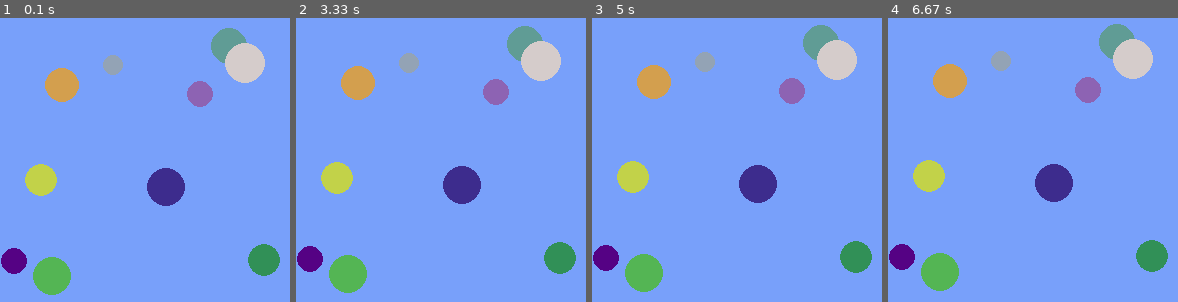
Above: before the commit, frames 1-4 (left to right).
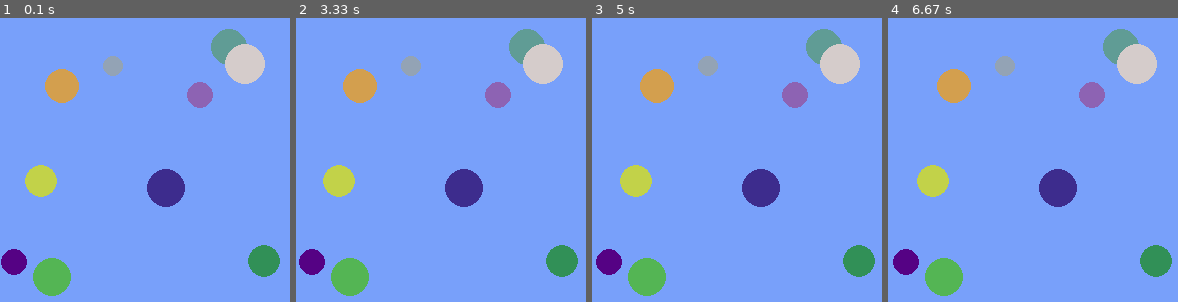
Above: after the commit, the same moments.

Repository: maciejbac/pyGame
Game: pygame game, started from main.py
The game is run twice, just before and just after one commit, with the same random seed, the same clock (stepped at 60 frames per second) and the same inputs.
Inputs:
- Up to frame 1 (0.1 s): no input
- Up to frame 2 (3.33 s): no input
- Up to frame 3 (5 s): no input
- Up to frame 4 (6.67 s): no input

The runs differ from the first frame. In frame 1, 0.8% of the frame differs, in the area x 0-97%, y 3-98%; in frame 2, 2.6%; in frame 3, 3.6%; in frame 4, 4.6%, in the area x 0-98%, y 2-98%.

Commit message:
Added movement angle support

Diff:
--- a/main.py
+++ b/main.py
@@ -21,7 +21,7 @@
         self.thickness = 50
 
         self.speed = 0.01
-        self.angle = 0
+        self.angle = math.pi / 2
 
     def display(self):
         pygame.draw.circle(screen, self.colour, (self.x, self.y), self.size, self.thickness)
@@ -37,10 +37,10 @@
 my_particles = []
 
 for n in range(particle_count):
-    size = random.randint(10, 20)
-    x = random.randint(size, width - size)
-    y = random.randint(size, height - size)
-    my_particles.append(Particle(x, y, size))
+    particle_size = random.randint(10, 20)
+    particle_x = random.randint(particle_size, width - particle_size)
+    particle_y = random.randint(particle_size, height - particle_size)
+    my_particles.append(Particle(particle_x, particle_y, particle_size))
 
 while running:
     for event in pygame.event.get():
